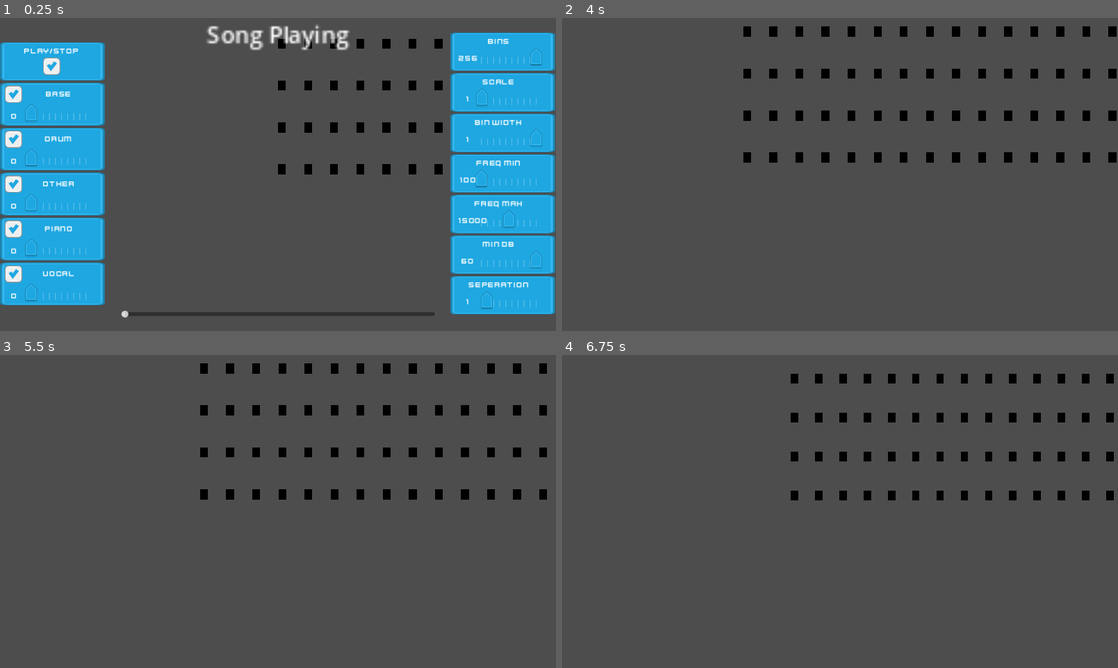
Above: before the commit, frames 1-4 (two rows, left to right).
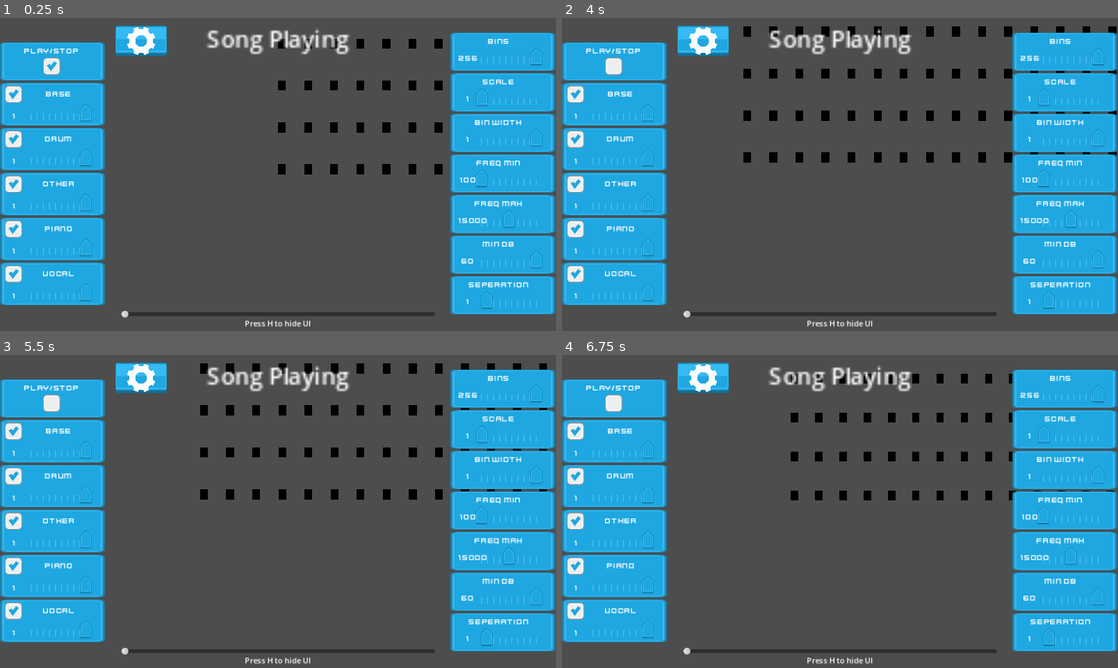
Above: after the commit, the same moments.

Repository: JDS890/CSC475-DSP-Visualisation
Game: Godot game, scene res://Scenes/spectrogram_stems/spectrogram_stems.tscn
Two runs of this game, one before a commit and one after it. Both use one fixed random seed, a clock stepped at 60 frames per second and the inputs below. This scene is started directly instead of the project's main scene.
Inputs (mouse positions are in pixels of both pictures, inside the frame that each line leads up to):
- Up to frame 1 (0.25 s): no input
- Up to frame 2 (4 s): click (612, 64) at 0.52 s; click (701, 39) at 1.27 s; tap H (hide_UI) at 2, 2.1, 3.8 s; move the mouse to (962, 158) at 2.02 s; hold D 2.03-2.75 s; click (962, 158) at 2.17 s; drag from (728, 190) to (812, 237) at 2.77 s; tap Space at 3.5 s; move the mouse to (895, 105) at 3.52 s; hold D from 3.53 s (still down); tap Q at 3.6 s
- Up to frame 3 (5.5 s): release D at 4.25 s; tap H (hide_UI) at 4.25, 5, 5.3 s; drag from (250, 574) to (111, 464) at 4.27 s; move the mouse to (444, 558) at 5.02 s; hold A from 5.03 s (still down); tap Shift at 5.1 s
- Up to frame 4 (6.75 s): release A at 5.75 s; tap H (hide_UI) at 5.75, 6.5, 6.6 s; drag from (673, 464) to (756, 433) at 5.77 s; move the mouse to (867, 511) at 6.52 s; hold S from 6.53 s (still down); click (867, 511) at 6.67 s

The runs differ from the first frame. In frame 1, 2.4% of the frame differs, in the area x 2-63%, y 2-99%; in frame 2, 34%, in the area x 0-100%, y 2-99%; in frame 3, 34%; in frame 4, 34%.

Commit message:
More UI updates, added cog icon
Filled out the left bar (oops how did I miss that), and added a button which will eventually become an options menu to control things like colour.

Diff:
--- a/spectrum_2D/Scenes/UI_scene.tscn
+++ b/spectrum_2D/Scenes/UI_scene.tscn
@@ -7,6 +7,7 @@
 [ext_resource type="Texture2D" uid="uid://j3sior52yb52" path="res://Temp Dev Stuff/plan 1.png" id="5_e8ggy"]
 [ext_resource type="Texture2D" uid="uid://c4t510ngbeswo" path="res://Temp Dev Stuff/plan 2.png" id="6_v6wlw"]
 [ext_resource type="Texture2D" uid="uid://ccdyq41dq0h8w" path="res://Temp Dev Stuff/plan 3.png" id="7_0x6td"]
+[ext_resource type="Texture2D" uid="uid://no312fnxy8cb" path="res://Temp Dev Stuff/cog_gear_icon_white.png" id="7_c08bh"]
 
 [node name="UICanvas" type="Control"]
 layout_mode = 3
@@ -90,27 +91,44 @@
 stem_ID = 0
 title = "Base"
 val_step = 0.1
+init_value = 1.0
 max_value = 1.0
 
 [node name="Drum" parent="HBoxContainer/LeftBar" instance=ExtResource("3_dgq81")]
 custom_minimum_size = Vector2(200, 89)
 layout_mode = 2
+stem_ID = 1
 title = "Drum"
+val_step = 0.1
+init_value = 1.0
+max_value = 1.0
 
 [node name="Other" parent="HBoxContainer/LeftBar" instance=ExtResource("3_dgq81")]
 custom_minimum_size = Vector2(200, 89)
 layout_mode = 2
+stem_ID = 2
 title = "Other"
+val_step = 0.1
+init_value = 1.0
+max_value = 1.0
 
 [node name="Piano" parent="HBoxContainer/LeftBar" instance=ExtResource("3_dgq81")]
 custom_minimum_size = Vector2(200, 89)
 layout_mode = 2
+stem_ID = 3
 title = "Piano"
+val_step = 0.1
+init_value = 1.0
+max_value = 1.0
 
 [node name="Vocal" parent="HBoxContainer/LeftBar" instance=ExtResource("3_dgq81")]
 custom_minimum_size = Vector2(200, 89)
 layout_mode = 2
+stem_ID = 4
 title = "Vocal"
+val_step = 0.1
+init_value = 1.0
+max_value = 1.0
 
 [node name="Middle Spacer" type="Control" parent="HBoxContainer"]
 layout_mode = 2
@@ -135,12 +153,38 @@
 anchors_preset = 10
 anchor_right = 1.0
 offset_left = 18.0
+offset_top = 9.00001
 offset_right = -466.0
-offset_bottom = 23.0
+offset_bottom = 32.0
 grow_horizontal = 2
 scale = Vector2(3, 3)
 text = "Song Playing"
 horizontal_alignment = 1
+
+[node name="ControlHint" type="Label" parent="HBoxContainer/Middle Spacer"]
+layout_mode = 1
+anchors_preset = 7
+anchor_left = 0.5
+anchor_top = 1.0
+anchor_right = 0.5
+anchor_bottom = 1.0
+offset_left = -20.0
+offset_top = -23.0
+offset_right = 20.0
+grow_horizontal = 2
+grow_vertical = 0
+text = "Press H to hide UI"
+
+[node name="Button" type="Button" parent="HBoxContainer/Middle Spacer"]
+layout_mode = 1
+offset_left = 18.0
+offset_top = 16.0
+offset_right = 731.0
+offset_bottom = 436.0
+scale = Vector2(0.15, 0.15)
+theme = ExtResource("3_bb74r")
+icon = ExtResource("7_c08bh")
+icon_alignment = 1
 
 [node name="RightBar" type="VBoxContainer" parent="HBoxContainer"]
 custom_minimum_size = Vector2(217, 611)
@@ -204,4 +248,16 @@
 init_value = 1.0
 max_value = 10.0
 
-[connection signal="toggled" from="HBoxContainer/LeftBar/PlayStopContainer/VBoxContainer/CheckBox" to="." method="_on_check_box_toggled_1"]
+[node name="Panel" type="Panel" parent="."]
+visible = false
+layout_mode = 1
+anchors_preset = 15
+anchor_right = 1.0
+anchor_bottom = 1.0
+offset_left = 55.0
+offset_top = 43.0
+offset_right = -75.0
+offset_bottom = -59.0
+grow_horizontal = 2
+grow_vertical = 2
+theme = ExtResource("3_bb74r")
--- a/spectrum_2D/Scripts/UI Scripts/UI_scene.gd
+++ b/spectrum_2D/Scripts/UI Scripts/UI_scene.gd
@@ -17,13 +17,18 @@
 	pass
 
 func _input(event):
+	if Input.is_action_just_pressed("hide_UI"):
+		_hidden_UI = !_hidden_UI
+		self.visible = _hidden_UI
+
 	# Receives key input
-	if event is InputEventKey:
-		match event.keycode:
-			KEY_H:
-				_hidden_UI = !_hidden_UI
-				self.visible = _hidden_UI
+	#if event is InputEventKey:
+	#	match event.keycode:
+	#		KEY_H:
+	#			_hidden_UI = !_hidden_UI
+	#			self.visible = _hidden_UI
+	#			#set_input_as_handled()
 
 # boice
-func _on_check_box_toggled_1(toggled_on):
-	pass
+#func _on_check_box_toggled_1(toggled_on):
+#	pass
--- a/spectrum_2D/project.godot
+++ b/spectrum_2D/project.godot
@@ -22,6 +22,7 @@
 
 [display]
 
+window/subwindows/embed_subwindows=false
 window/stretch/mode="canvas_items"
 window/stretch/aspect="expand"
 
Not shown: 1 places in spectrum_2D/Scenes/UI_scene.tscn that only renumber resources
Binary file added: spectrum_2D/Temp Dev Stuff/cog_gear_icon.png
Binary file added: spectrum_2D/Temp Dev Stuff/cog_gear_icon_white.png
